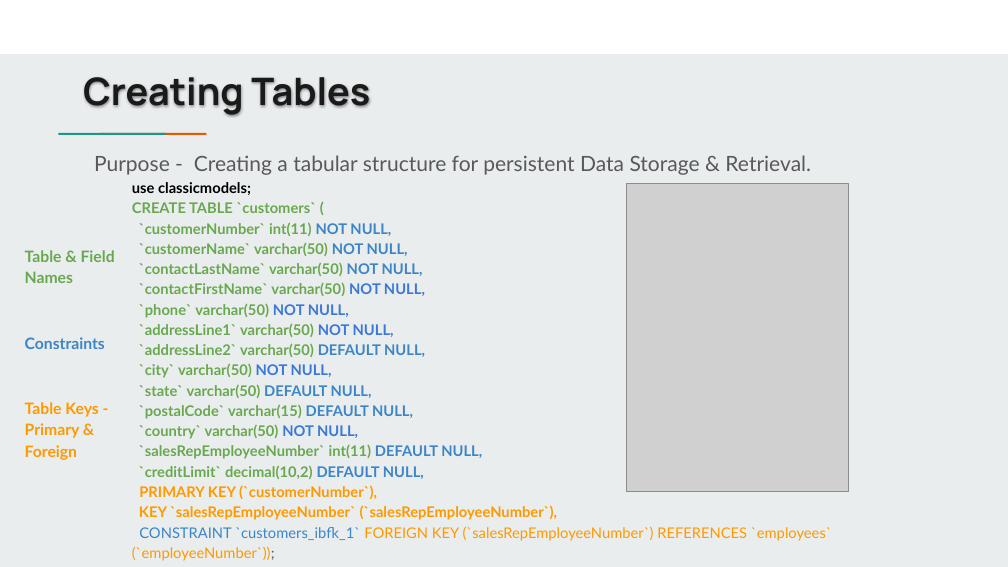
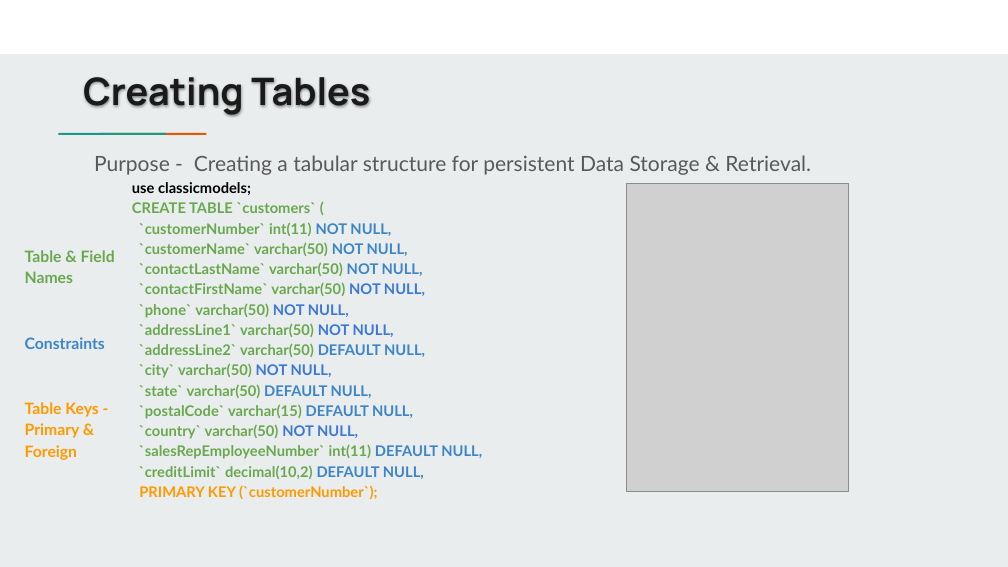
Before and after one commit to jbergmann56/OSDA-DataManipulationAndManagement, a slide deck: slide 7 of Lectures/Manipulating Data Pt. 1 (3).pptx. Drawn at 1008x567 pixels with LibreOffice and Linux fonts; fonts in the diff are those of the drawing; grey boxes stand for pictures. Boxes give left, top, right and bottom in pixels: in the first picture for what was removed or moved away, otherwise in the second. Text is boxed around its words. In the diff, an @@ line names an element or a change of style, - is before the commit and + after.

Commit message:
7/15/19 Commit2

```diff
--- a/Lectures/Manipulating Data Pt. 1 (3).pptx
+++ b/Lectures/Manipulating Data Pt. 1 (3).pptx
@@ text at bbox=[132, 202, 482, 499]: text changed @@
-CREATE TABLE `customers` (
-`customerNumber` int(11) NOT NULL,
-`customerName` varchar(50) NOT NULL,
-`contactLastName` varchar(50) NOT NULL,
-`contactFirstName` varchar(50) NOT NULL,
-`phone` varchar(50) NOT NULL,
-`addressLine1` varchar(50) NOT NULL,
-`addressLine2` varchar(50) DEFAULT NULL,
-`city` varchar(50) NOT NULL,
-`state` varchar(50) DEFAULT NULL,
-`postalCode` varchar(15) DEFAULT NULL,
-`country` varchar(50) NOT NULL,
-`salesRepEmployeeNumber` int(11) DEFAULT NULL,
-`creditLimit` decimal(10,2) DEFAULT NULL,
-PRIMARY KEY (`customerNumber`),
-KEY `salesRepEmployeeNumber` (`salesRepEmployeeNumber`),
-CONSTRAINT `customers_ibfk_1` FOREIGN KEY (`salesRepEmployeeNumber`) REFERENCES `employees` (`employeeNumber`));
+CREATE TABLE `customers` (
+`customerNumber` int(11) NOT NULL,
+`customerName` varchar(50) NOT NULL,
+`contactLastName` varchar(50) NOT NULL,
+`contactFirstName` varchar(50) NOT NULL,
+`phone` varchar(50) NOT NULL,
+`addressLine1` varchar(50) NOT NULL,
+`addressLine2` varchar(50) DEFAULT NULL,
+`city` varchar(50) NOT NULL,
+`state` varchar(50) DEFAULT NULL,
+`postalCode` varchar(15) DEFAULT NULL,
+`country` varchar(50) NOT NULL,
+`salesRepEmployeeNumber` int(11) DEFAULT NULL,
+`creditLimit` decimal(10,2) DEFAULT NULL,
+PRIMARY KEY (`customerNumber`);
```
Also in this commit, not shown: 4 other slides changed, 1 slide removed.
